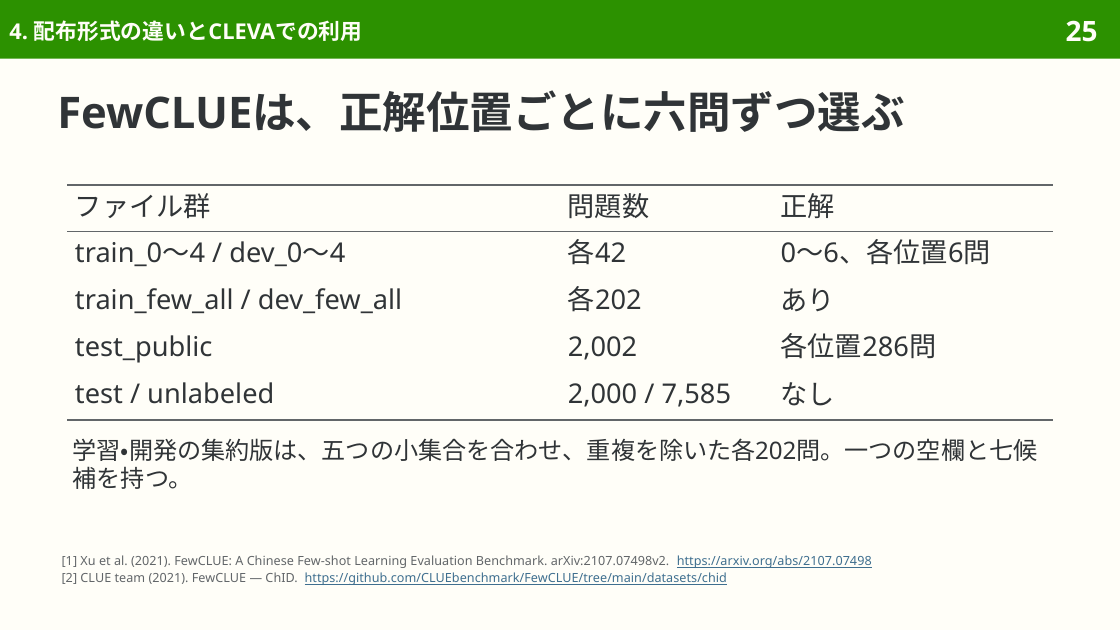
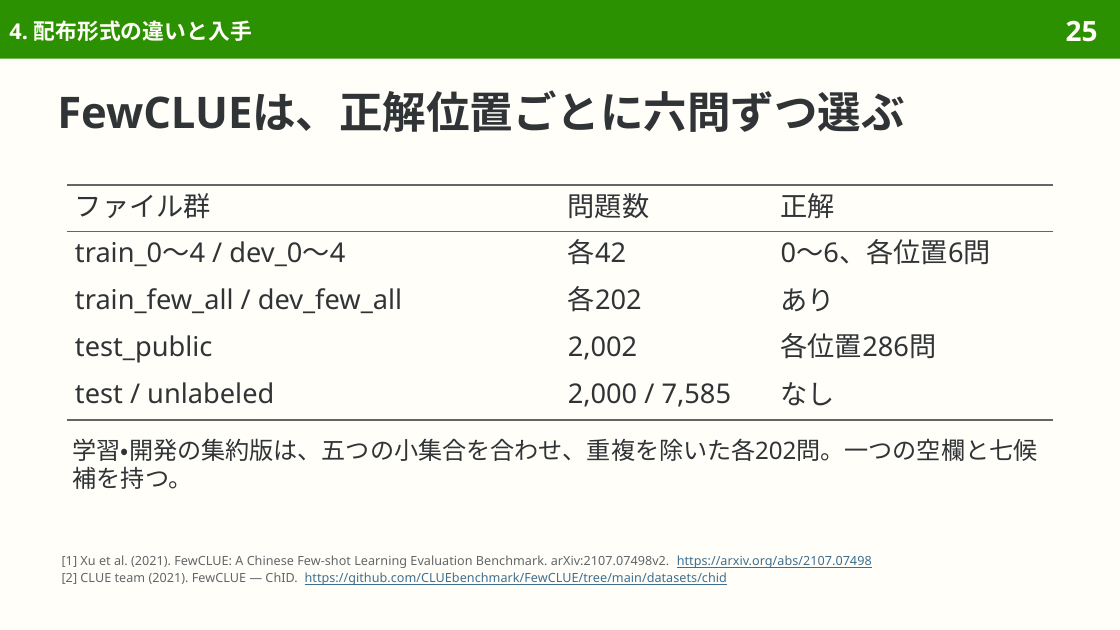
Before and after one commit to sasakiy84/datasets-in-10-minutes, a slide deck: slide 25 of slides/datasets-in-10-minutes-chid.pptx. Drawn at 1120x630 pixels with LibreOffice and Linux fonts; fonts in the diff are those of the drawing. Boxes give left, top, right and bottom in pixels: in the first picture for what was removed or moved away, otherwise in the second. Text is boxed around its words. In the diff, an @@ line names an element or a change of style, - is before the commit and + after.

```diff
--- a/slides/datasets-in-10-minutes-chid.pptx
+++ b/slides/datasets-in-10-minutes-chid.pptx
@@ title at (9, 20, 252, 41): text changed @@
-4. 配布形式の違いとCLEVAでの利用
+4. 配布形式の違いと入手
```
Also in this commit, not shown: 12 other slides changed, 2 slides removed, 47 other files.
